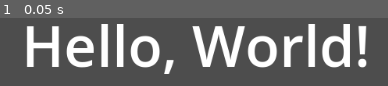
Above: before the commit, frame 1.
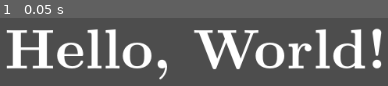
Above: after the commit, the same moment.

Repository: jmcgover/pirate-jam-17
Game: Godot game, scene res://label.tscn
Same seed, same stepped clock (60 frames per second), same inputs: the game is played once before the commit and once after it.
Inputs:
- Up to frame 1 (0.05 s): no input

The runs differ from the first frame. In frame 1, 35% of the frame differs, in the area x 1-99%, y 8-92%.

Commit message:
set the font to the LaTeX font

Diff:
--- a/only_one/label.tscn
+++ b/only_one/label.tscn
@@ -1,4 +1,6 @@
-[gd_scene format=3 uid="uid://cnrg5p728uw6m"]
+[gd_scene load_steps=2 format=3 uid="uid://cnrg5p728uw6m"]
+
+[ext_resource type="FontFile" uid="uid://d4d4a6q57e32s" path="res://fonts/lm/lmroman10-bold.otf" id="1_y38sv"]
 
 [node name="Label" type="Label"]
 anchors_preset = 8
@@ -12,6 +14,7 @@
 offset_bottom = 63.0
 grow_horizontal = 2
 grow_vertical = 2
+theme_override_fonts/font = ExtResource("1_y38sv")
 theme_override_font_sizes/font_size = 72
 text = "Hello, World!"
 horizontal_alignment = 1
